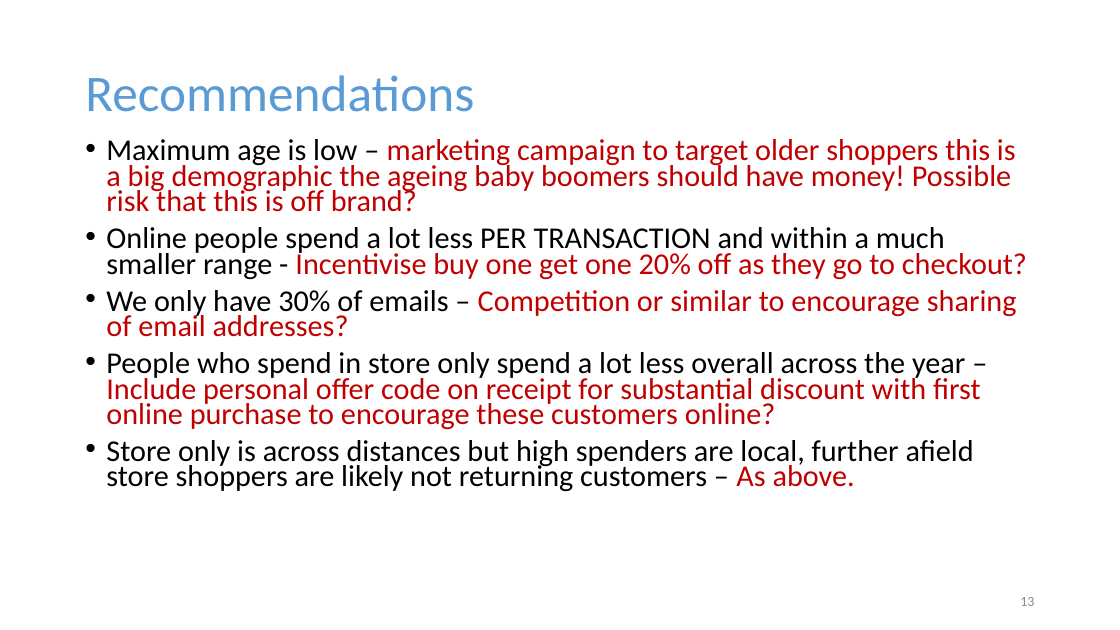
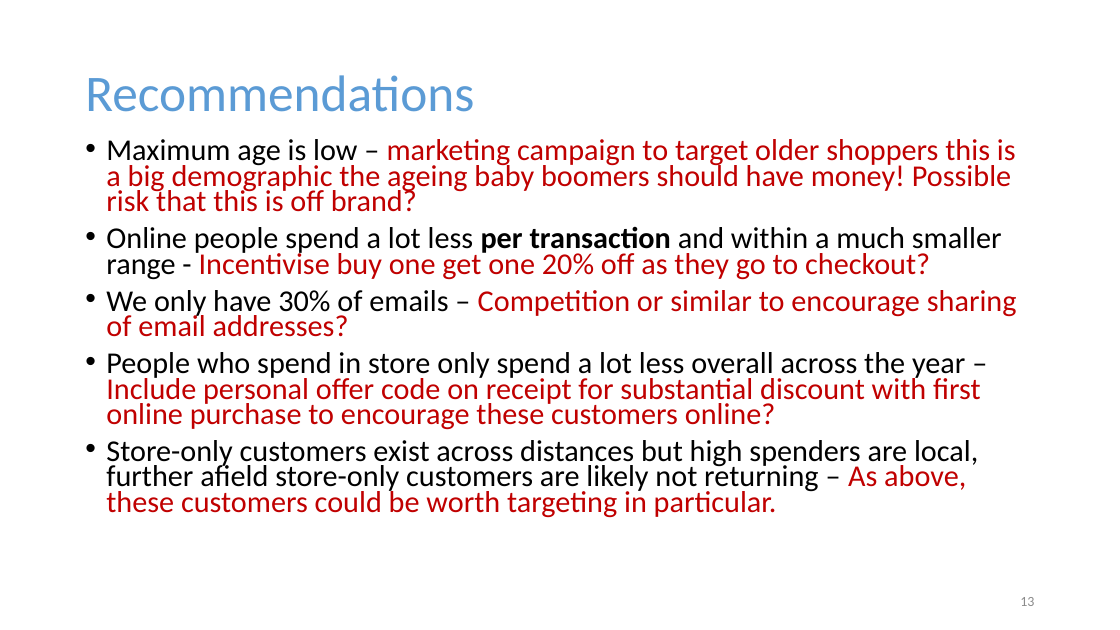
Before and after one commit to LornaMaven/Clarks-assignment, a slide deck: slide 13 of Clarks presentation.pptx. Drawn at 1120x630 pixels with LibreOffice and Linux fonts; fonts in the diff are those of the drawing. Boxes give left, top, right and bottom in pixels: in the first picture for what was removed or moved away, otherwise in the second. Text is boxed around its words. In the diff, an @@ line names an element or a change of style, - is before the commit and + after.

```diff
--- a/Clarks presentation.pptx
+++ b/Clarks presentation.pptx
@@ text at (106, 226, 1002, 280): text changed @@
-• Online people spend a lot less PER TRANSACTION and within a much smaller range - Incentivise buy one get one 20% off as they go to checkout?
+• Online people spend a lot less per transaction and within a much smaller range - Incentivise buy one get one 20% off as they go to checkout?
@@ text at (106, 440, 978, 518): text changed @@
-• Store only is across distances but high spenders are local, further afield store shoppers are likely not returning customers – As above.
+• Store-only customers exist across distances but high spenders are local, further afield store-only customers are likely not returning – As above, these customers could be worth targeting in particular.
```
Also in this commit, not shown: 8 other slides changed.
